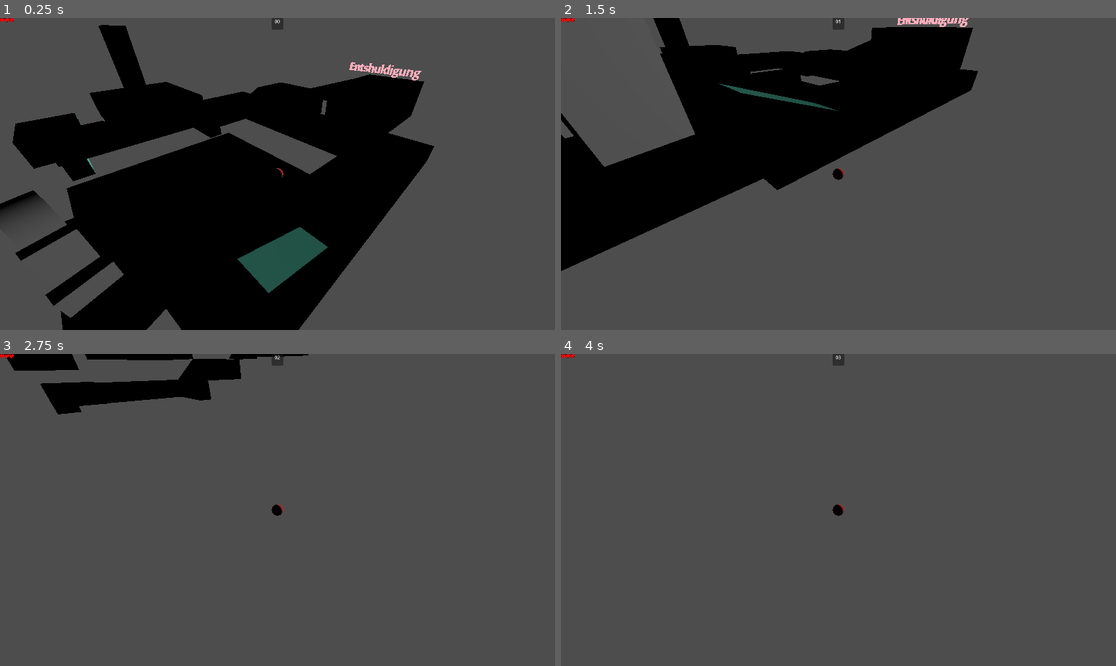
Above: before the commit, frames 1-4 (two rows, left to right).
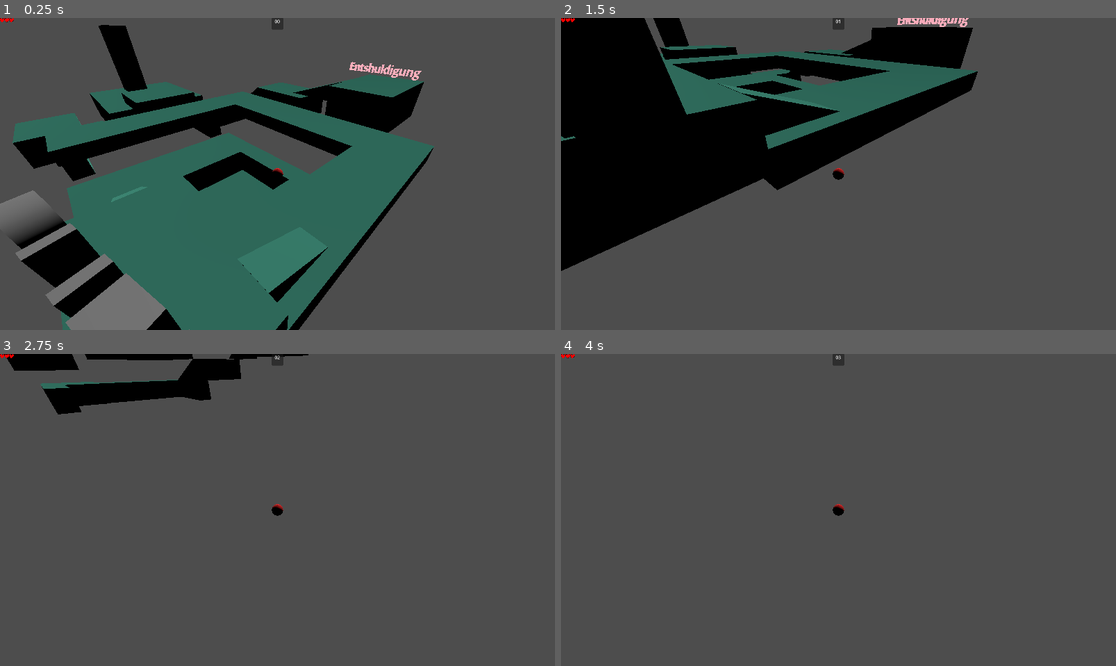
Above: after the commit, the same moments.

Repository: leon-arndt/InnoEngineJam2023
Game: Godot game, scene res://main.tscn
Same seed, same stepped clock (60 frames per second), same inputs: the game is played once before the commit and once after it.
Inputs:
- Up to frame 1 (0.25 s): no input
- Up to frame 2 (1.5 s): hold Right (move_right) 0.53-1.28 s; hold Down (move_backward) from 1.28 s (still down)
- Up to frame 3 (2.75 s): release Down (move_backward) at 2.03 s; hold Right (move_right) from 2.03 s (still down)
- Up to frame 4 (4 s): release Right (move_right) at 2.78 s; hold Up (move_forward) 2.78-3.53 s; hold Left (move_left) from 3.53 s (still down)

The runs differ from the first frame. In frame 1, 36% of the frame differs, in the area x 0-79%, y 14-100%; in frame 2, 15%; in frame 3, 0.2%; in frame 4, less than 0.1%.

Commit message:
brighter scene by rotating light

Diff:
--- a/main.tscn
+++ b/main.tscn
@@ -13,3 +13,4 @@
 [node name="Node3D" parent="." instance=ExtResource("3_as83t")]
 
 [node name="DirectionalLight3D" type="DirectionalLight3D" parent="."]
+transform = Transform3D(0.917481, 0.139438, 0.372541, -0.341704, 0.755724, 0.558677, -0.203637, -0.639873, 0.741009, 0, 0, 0)
